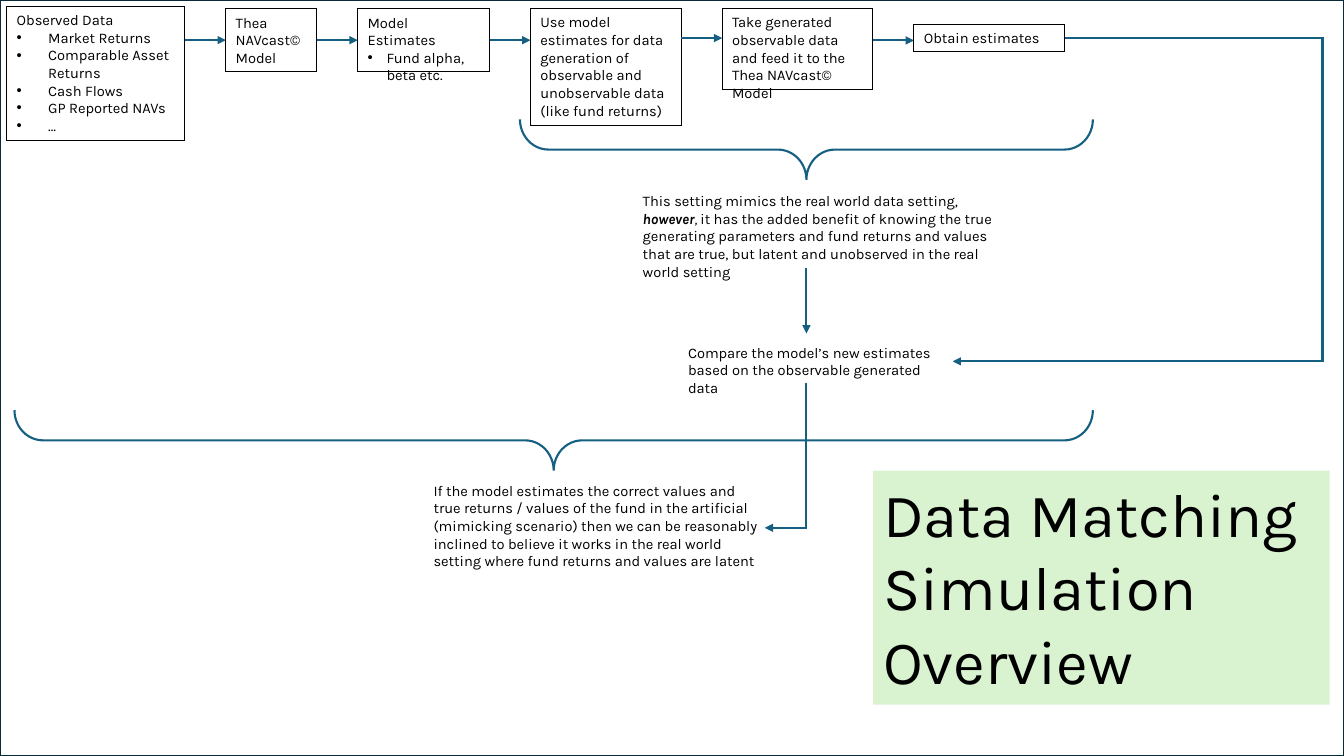
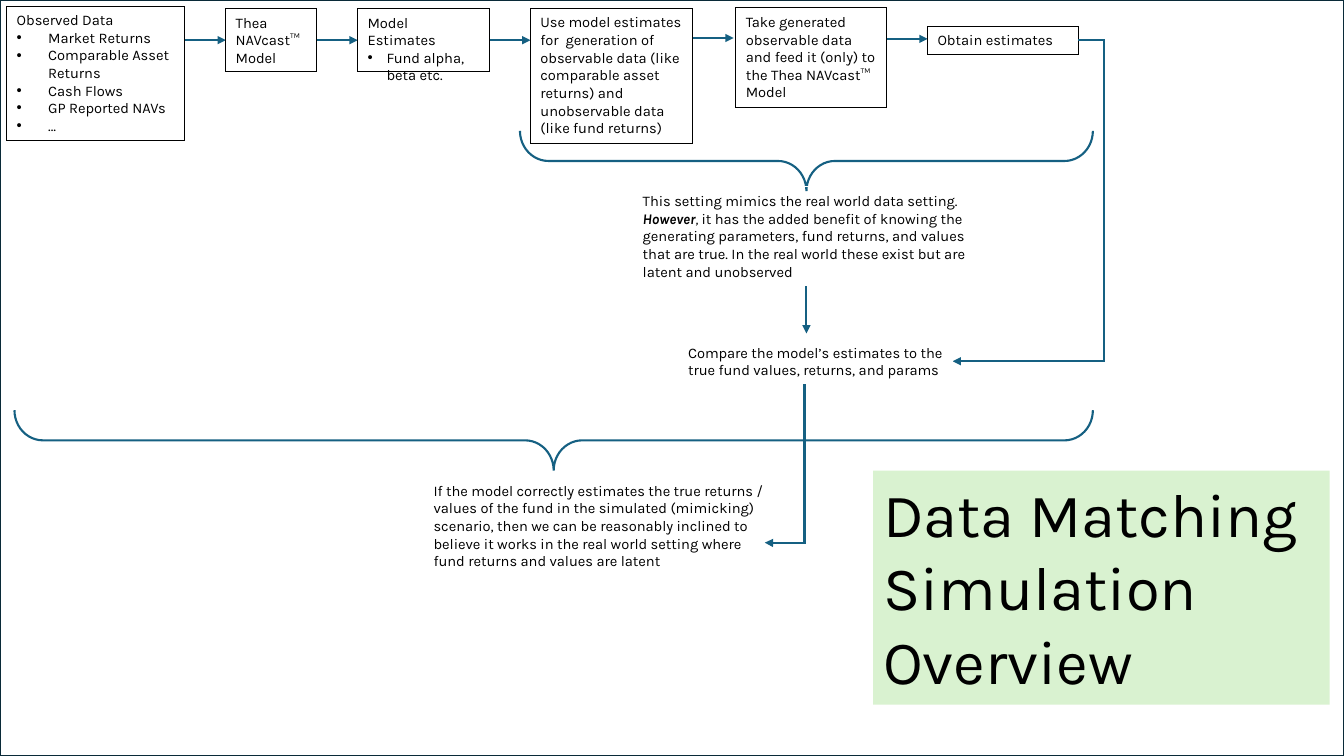
Before and after one commit to statsciforecast/temp_7_31_2025, a slide deck: slide 1 of data_matching explenation.pptx. Drawn at 1344x756 pixels with LibreOffice and Linux fonts; fonts in the diff are those of the drawing. Boxes give left, top, right and bottom in pixels: in the first picture for what was removed or moved away, otherwise in the second. Text is boxed around its words. In the diff, an @@ line names an element or a change of style, - is before the commit and + after.

```diff
--- a/data_matching explenation.pptx
+++ b/data_matching explenation.pptx
@@ text in rectangle at box(236, 18, 300, 63): text changed @@
-Thea NAVcast© Model
+Thea NAVcast™ Model
@@ rectangle "Use model estimates for generation ...": place and size @@
-rectangle "Use model estimates for generation ..." at box(530, 8, 682, 125)
+rectangle "Use model estimates for generation ..." at box(530, 8, 693, 143)
@@ text in rectangle at box(540, 17, 681, 135): text changed @@
-Use model estimates for data generation of observable and unobservable data (like fund returns)
+Use model estimates for generation of observable data (like comparable asset returns) and unobservable data (like fund returns)
@@ rectangle "Take generated observable data and ...": place and size @@
-rectangle "Take generated observable data and ..." at box(723, 8, 874, 90)
+rectangle "Take generated observable data and ..." at box(736, 8, 887, 107)
@@ text in rectangle at box(746, 17, 876, 97): text changed @@
-Take generated observable data and feed it to the Thea NAVcast© Model
+Take generated observable data and feed it (only) to the Thea NAVcast™ Model
@@ rectangle "Obtain estimates": place and size @@
-rectangle "Obtain estimates" at box(914, 24, 1066, 52)
+rectangle "Obtain estimates" at box(928, 26, 1079, 54)
@@ arrow moved from (682, 38) - (723, 38) to (693, 38) - (734, 38) @@
@@ arrow moved from (873, 40) - (914, 40) to (887, 39) - (928, 39) @@
@@ elbow arrow moved from (1065, 38) - (953, 361) to (1079, 40) - (953, 361) @@
@@ right brace: place and size @@
-right brace at box(520, 119, 1093, 179)
+right brace at box(520, 130, 1093, 191)
@@ rectangle "This setting mimics the real ...": place and size @@
-rectangle "This setting mimics the real ..." at box(633, 187, 1024, 268)
+rectangle "This setting mimics the real ..." at box(633, 187, 1003, 285)
@@ text in rectangle at box(643, 196, 965, 277): text changed @@
-This setting mimics the real world data setting, however, it has the added benefit of knowing the true generating parameters and fund returns and values that are true, but latent and unobserved in the real world setting
+This setting mimics the real world data setting. However, it has the added benefit of knowing the generating parameters, fund returns, and values that are true. In the real world these exist but are latent and unobserved
@@ arrow moved from (807, 268) - (807, 334) to (807, 286) - (807, 334) @@
@@ text in rectangle at box(688, 348, 943, 379): text changed @@
-Compare the model’s new estimates based on the observable generated data
+Compare the model’s estimates to the true fund values, returns, and params
@@ elbow arrow moved from (807, 383) - (765, 528) to (805, 384) - (765, 542) @@
@@ text in rectangle at box(434, 486, 755, 566): text changed @@
-If the model estimates the correct values and true returns / values of the fund in the artificial (mimicking scenario) then we can be reasonably inclined to believe it works in the real world setting where fund returns and values are latent
+If the model correctly estimates the true returns / values of the fund in the simulated (mimicking) scenario, then we can be reasonably inclined to believe it works in the real world setting where fund returns and values are latent
```
Also in this commit, not shown: 6 other files.
